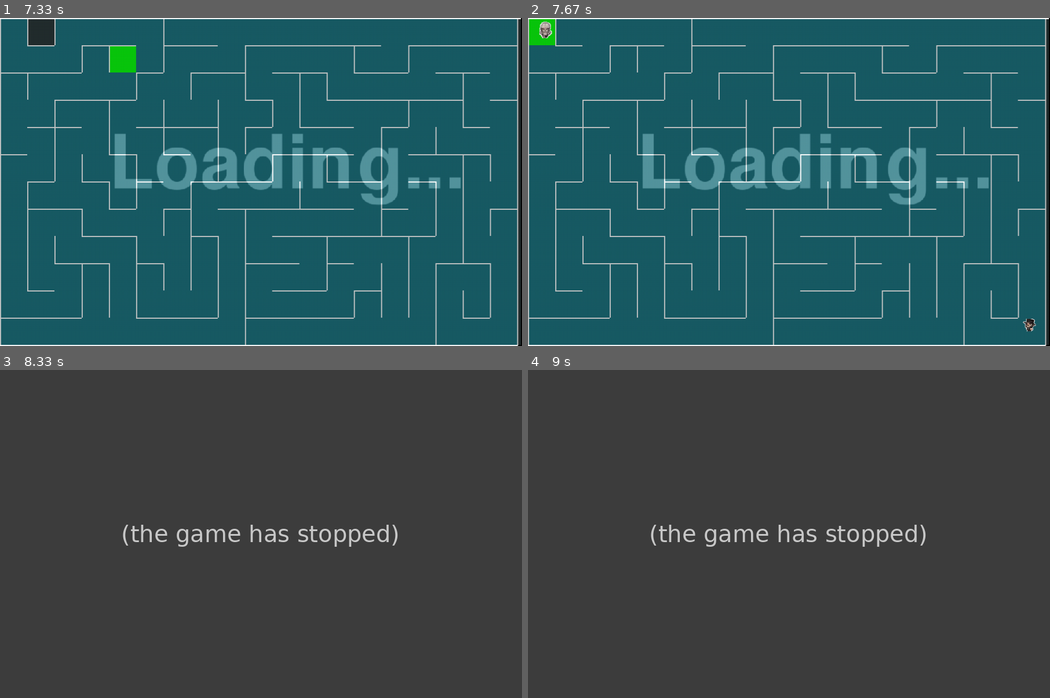
Above: before the commit, frames 1-4 (two rows, left to right).
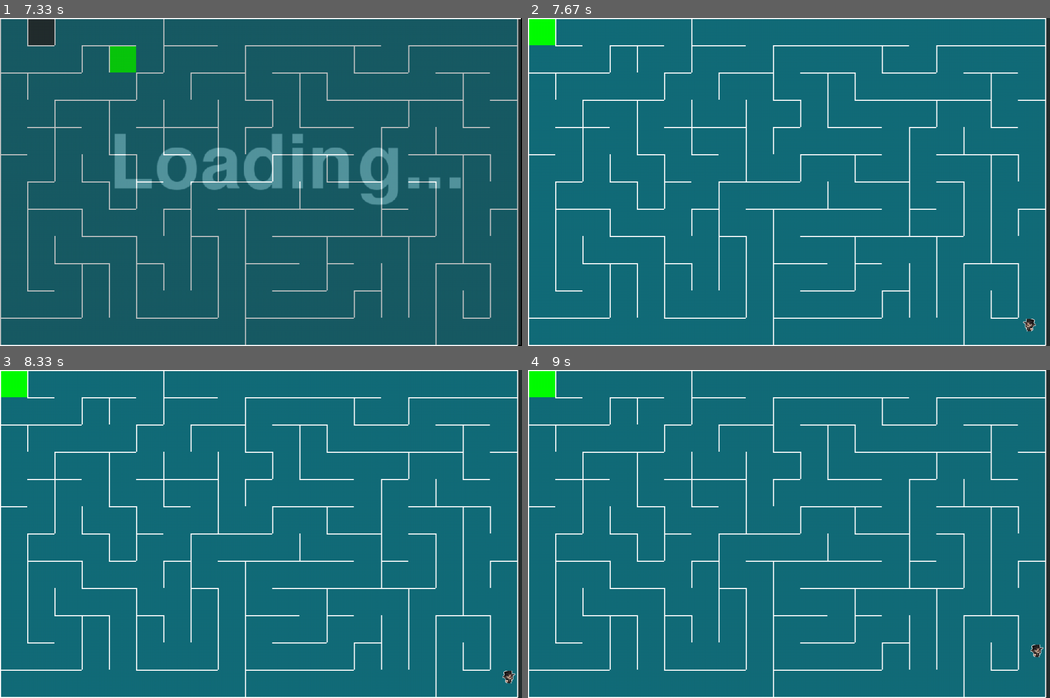
Above: after the commit, the same moments.

Repository: Anfisa2209/PyGame_Project_Maze
Game: pygame game, started from game_code.py
Two runs of this game, one before a commit and one after it. Both use one fixed random seed, a clock stepped at 60 frames per second and the inputs below.
Inputs:
- Up to frame 1 (7.33 s): no input
- Up to frame 2 (7.67 s): no input
- Up to frame 3 (8.33 s): hold D 7.83-8.3 s
- Up to frame 4 (9 s): hold W 8.33-8.63 s; hold D from 8.67 s (still down)

Frame 1 is identical in both runs. In frame 2, 9.4% of the frame differs, in the area x 0-100%, y 0-100%; in frame 3, 100%; in frame 4, 100%.
Error before the commit: IndexError: list index out of range (classes.py line 169); the game stopped at 7.68 s (later frames are placeholders)

Commit message:
Герой не сталкивается со стеной

Diff:
--- a/classes.py
+++ b/classes.py
@@ -37,17 +37,19 @@
 
 
 def check_conflict_with_wall(pos):
-    x, y = pos
     walls = create_list_wall()
-    result = []
     for i in walls:
+        x, y = pos
         start_x, start_y = i[0]
         end_x, end_y = i[1]
-        if y == start_y == end_y and x in range(min(start_x, end_x), max(start_x, end_x) + 1):
-            result.append(i)
-        if x == start_x == end_x and y in range(min(start_y, end_y), max(start_y, end_y) + 1):
-            result.append(i)
-    return True if result else False
+        for j, k in (x, y), (x + 10, y + 27), (x + 30, y), (x + 10, y), (x + 30, y + 10), (x, y + 13), (x + 30, y + 27):
+            if start_y == end_y and start_y in range(k - 2, k) and j in range(min(start_x, end_x),
+                                                                              max(start_x, end_x) + 1):
+                return True
+            elif start_x == end_x and start_x in range(j - 2, j) and k in range(min(start_y, end_y),
+                                                                                max(start_y, end_y) + 1):
+                return True
+    return False
     # Проверка столкновения со стеной
 
 
@@ -112,18 +114,23 @@
         # Получение урона, если хп меньше либо равно нулю, то смерть
 
     def move(self, direction):
+        print(self.rect.left, self.rect.right, self.rect.top, self.rect.bottom, self.pos)
         if direction == 'up':
-            self.rect.y -= self.speed
-            self.animation = self.walk_up
+            if not check_conflict_with_wall((self.rect.x, self.rect.y - self.speed)):
+                self.rect.y -= self.speed
+                self.animation = self.walk_up
         elif direction == 'down':
-            self.rect.y += self.speed
-            self.animation = self.walk_down
+            if not check_conflict_with_wall((self.rect.x, self.rect.y + self.speed)):
+                self.rect.y += self.speed
+                self.animation = self.walk_down
         if direction == 'left':
-            self.rect.x -= self.speed
-            self.animation = self.walk_left
+            if not check_conflict_with_wall((self.rect.x - self.speed, self.rect.y)):
+                self.rect.x -= self.speed
+                self.animation = self.walk_left
         elif direction == 'right':
-            self.animation = self.walk_right
-            self.rect.x += self.speed
+            if not check_conflict_with_wall((self.rect.x + self.speed, self.rect.y)):
+                self.animation = self.walk_right
+                self.rect.x += self.speed
         self.pos = (self.rect.x, self.rect.y)
 
     # Собственно, движение
@@ -152,7 +159,6 @@
     def get_path(self, start, finish):
         INF = 99999
         x, y = start
-        print(start)
         distance = [[INF] * self.row for _ in range(self.column)]
         try:
             distance[y][x] = 0
@@ -164,11 +170,12 @@
             x, y = queue.pop(0)
             for dx, dy in (1, 0), (0, 1), (-1, 0), (0, -1):
                 next_x, next_y = x + dx, y + dy
-                if 0 <= next_x < self.row and 0 < next_y < self.column:
-                    if self.is_free((x, y), (next_x, next_y)) and distance[next_y][next_x] == INF:
-                        distance[next_y][next_x] = distance[y][x] + 1
-                        prev[next_y][next_x] = (x, y)
-                        queue.append((next_x, next_y))
+                if next_x <= self.row and next_y <= self.column:
+                    if 0 <= next_x < self.row and 0 < next_y < self.column and 0 <= x < self.row and 0 < y < self.column:
+                        if self.is_free((x, y), (next_x, next_y)) and distance[next_y][next_x] == INF:
+                            distance[next_y][next_x] = distance[y][x] + 1
+                            prev[next_y][next_x] = (x, y)
+                            queue.append((next_x, next_y))
         x, y = finish
         if distance[y][x] == INF or start == finish:
             return start  # Идти никуда не надо, либо невозможно либо уже дошли
@@ -182,9 +189,8 @@
         screen.blit(self.animation[self.current_frame], self.pos)
 
     def move_enemy(self, pos_enemy, pos_hero):
-        self.diraction = 'right'
+        self.diraction = ''
         next_x, next_y = self.get_path(pos_enemy, pos_hero)
-        print(next_x, next_y, 'next')
         if self.pos[0] < next_x:
             self.diraction = 'right'
         if self.pos[0] > next_x:
--- a/game_code.py
+++ b/game_code.py
@@ -125,8 +125,8 @@
                 #     for monster in monsters:
                 #         monster.move_enemy((0, 0), player.get_coords(player.pos))
             screen.blit(maze_fon, (0, 0))
-            monsters[0].update(screen)
-            monsters[0].move_enemy(monsters[0].pos, player.get_coords(player.pos))
+            # monsters[0].update(screen)
+            # monsters[0].move_enemy(monsters[0].pos, player.get_coords(player.pos))
             player.update()
             player.update_animation()
             player.draw(screen)
--- a/generate_maze.py
+++ b/generate_maze.py
@@ -99,6 +99,7 @@
         self.coords = []
         self.iterations = 0
         self.flag_wall_ready = True
+
 
     def setup(self):
         self.grid = Grid(self.size, self.scale)
@@ -171,7 +172,6 @@
         elif len(self.stack) != 0:
             self.curr_c = self.stack.pop(-1)
         if self.coords == [0, 0, self.grid.scale, self.grid.scale] and self.iterations not in [0, 1]:
-            print('k')
             self.is_full = True
 
     def draw(self):
@@ -194,7 +194,7 @@
                 self.flag_wall_ready = False
 
     def main_loop(self):
-        while not self.is_full:
+        while self.flag_wall_ready:
             self.handle_events()
             self.draw()
             pygame.display.flip()
--- a/wall.csv
+++ b/wall.csv
@@ -1,20 +1,20 @@
 [0, 0, 50, 0]
 [0, 0, 0, 50]
-[50, 0, 50, 50]
+[0, 50, 50, 50]
 [50, 0, 100, 0]
+[100, 0, 100, 50]
 [100, 0, 150, 0]
-[150, 0, 150, 50]
-[100, 50, 150, 50]
 [150, 0, 200, 0]
+[150, 50, 200, 50]
 [200, 0, 250, 0]
-[200, 50, 250, 50]
+[250, 0, 250, 50]
 [250, 0, 300, 0]
-[250, 50, 300, 50]
 [300, 0, 350, 0]
-[300, 50, 350, 50]
+[350, 0, 350, 50]
 [350, 0, 400, 0]
 [350, 50, 400, 50]
 [400, 0, 450, 0]
+[450, 0, 450, 50]
 [450, 0, 500, 0]
 [500, 0, 550, 0]
 [500, 50, 550, 50]
@@ -23,213 +23,227 @@
 [600, 0, 650, 0]
 [600, 50, 650, 50]
 [650, 0, 700, 0]
-[700, 0, 700, 50]
 [700, 0, 750, 0]
 [700, 50, 750, 50]
 [750, 0, 800, 0]
+[800, 0, 800, 50]
 [750, 50, 800, 50]
 [800, 0, 850, 0]
-[800, 50, 850, 50]
 [850, 0, 900, 0]
-[900, 0, 900, 50]
+[850, 50, 900, 50]
+[900, 0, 950, 0]
+[950, 0, 950, 50]
 [0, 50, 0, 100]
 [50, 50, 50, 100]
-[50, 100, 100, 100]
-[100, 100, 150, 100]
-[200, 50, 200, 100]
-[250, 100, 300, 100]
+[100, 50, 100, 100]
+[150, 50, 150, 100]
+[250, 50, 250, 100]
+[200, 100, 250, 100]
+[300, 50, 300, 100]
 [300, 100, 350, 100]
 [400, 50, 400, 100]
-[450, 50, 450, 100]
 [400, 100, 450, 100]
-[500, 50, 500, 100]
+[450, 100, 500, 100]
+[550, 50, 550, 100]
 [500, 100, 550, 100]
 [650, 50, 650, 100]
-[650, 100, 700, 100]
-[750, 50, 750, 100]
-[800, 100, 850, 100]
+[700, 50, 700, 100]
+[800, 50, 800, 100]
 [900, 50, 900, 100]
+[850, 100, 900, 100]
+[950, 50, 950, 100]
 [0, 100, 0, 150]
-[0, 150, 50, 150]
+[50, 100, 50, 150]
 [50, 150, 100, 150]
 [150, 100, 150, 150]
-[200, 100, 200, 150]
-[250, 100, 250, 150]
+[100, 150, 150, 150]
+[150, 150, 200, 150]
+[200, 150, 250, 150]
+[300, 100, 300, 150]
+[250, 150, 300, 150]
 [350, 100, 350, 150]
-[300, 150, 350, 150]
 [350, 150, 400, 150]
 [400, 150, 450, 150]
-[500, 100, 500, 150]
 [450, 150, 500, 150]
+[550, 100, 550, 150]
 [600, 100, 600, 150]
-[550, 150, 600, 150]
-[600, 150, 650, 150]
-[700, 100, 700, 150]
+[650, 100, 650, 150]
 [650, 150, 700, 150]
+[750, 100, 750, 150]
 [700, 150, 750, 150]
-[800, 100, 800, 150]
-[750, 150, 800, 150]
-[900, 100, 900, 150]
-[850, 150, 900, 150]
+[850, 100, 850, 150]
+[800, 150, 850, 150]
+[950, 100, 950, 150]
 [0, 150, 0, 200]
 [50, 200, 100, 200]
-[150, 150, 150, 200]
-[100, 200, 150, 200]
-[200, 150, 200, 200]
 [150, 200, 200, 200]
 [250, 150, 250, 200]
 [250, 200, 300, 200]
-[300, 200, 350, 200]
+[350, 200, 400, 200]
 [500, 150, 500, 200]
 [450, 200, 500, 200]
+[500, 200, 550, 200]
+[600, 150, 600, 200]
 [550, 200, 600, 200]
 [600, 200, 650, 200]
-[700, 200, 750, 200]
+[650, 200, 700, 200]
+[750, 150, 750, 200]
 [800, 150, 800, 200]
 [750, 200, 800, 200]
-[850, 150, 850, 200]
 [900, 150, 900, 200]
+[850, 200, 900, 200]
+[950, 150, 950, 200]
 [0, 200, 0, 250]
-[0, 250, 50, 250]
-[50, 250, 100, 250]
+[50, 200, 50, 250]
+[150, 200, 150, 250]
 [100, 250, 150, 250]
-[200, 200, 200, 250]
-[250, 200, 250, 250]
+[150, 250, 200, 250]
+[200, 250, 250, 250]
+[250, 250, 300, 250]
 [350, 200, 350, 250]
-[400, 200, 400, 250]
-[350, 250, 400, 250]
+[300, 250, 350, 250]
+[450, 200, 450, 250]
 [400, 250, 450, 250]
-[450, 250, 500, 250]
-[550, 200, 550, 250]
 [500, 250, 550, 250]
+[550, 250, 600, 250]
 [600, 250, 650, 250]
 [700, 200, 700, 250]
-[750, 250, 800, 250]
-[850, 200, 850, 250]
-[800, 250, 850, 250]
+[700, 250, 750, 250]
+[800, 200, 800, 250]
 [900, 200, 900, 250]
+[950, 200, 950, 250]
 [0, 250, 0, 300]
+[50, 250, 50, 300]
 [50, 300, 100, 300]
 [150, 250, 150, 300]
-[100, 300, 150, 300]
-[150, 300, 200, 300]
-[250, 250, 250, 300]
 [200, 300, 250, 300]
-[300, 250, 300, 300]
-[300, 300, 350, 300]
+[250, 300, 300, 300]
+[350, 250, 350, 300]
 [350, 300, 400, 300]
+[450, 250, 450, 300]
 [400, 300, 450, 300]
 [450, 300, 500, 300]
 [550, 250, 550, 300]
-[600, 250, 600, 300]
-[600, 300, 650, 300]
-[700, 250, 700, 300]
+[650, 250, 650, 300]
 [650, 300, 700, 300]
-[750, 250, 750, 300]
+[700, 300, 750, 300]
+[800, 250, 800, 300]
+[750, 300, 800, 300]
+[850, 250, 850, 300]
 [800, 300, 850, 300]
 [900, 250, 900, 300]
-[850, 300, 900, 300]
+[950, 250, 950, 300]
 [0, 300, 0, 350]
-[50, 350, 100, 350]
+[50, 300, 50, 350]
 [150, 300, 150, 350]
-[200, 350, 250, 350]
-[250, 350, 300, 350]
+[100, 350, 150, 350]
+[200, 300, 200, 350]
+[300, 300, 300, 350]
 [350, 300, 350, 350]
-[450, 300, 450, 350]
-[500, 350, 550, 350]
+[400, 350, 450, 350]
+[500, 300, 500, 350]
+[550, 300, 550, 350]
 [600, 300, 600, 350]
-[550, 350, 600, 350]
-[700, 300, 700, 350]
-[750, 300, 750, 350]
-[800, 300, 800, 350]
+[650, 300, 650, 350]
+[650, 350, 700, 350]
+[750, 350, 800, 350]
+[850, 300, 850, 350]
 [900, 300, 900, 350]
+[950, 300, 950, 350]
 [0, 350, 0, 400]
-[0, 400, 50, 400]
-[100, 350, 100, 400]
-[100, 400, 150, 400]
+[50, 350, 50, 400]
+[50, 400, 100, 400]
+[150, 350, 150, 400]
 [200, 350, 200, 400]
-[150, 400, 200, 400]
-[200, 400, 250, 400]
+[250, 350, 250, 400]
 [300, 350, 300, 400]
-[350, 350, 350, 400]
+[300, 400, 350, 400]
 [400, 350, 400, 400]
-[450, 350, 450, 400]
+[350, 400, 400, 400]
 [500, 350, 500, 400]
+[450, 400, 500, 400]
 [550, 350, 550, 400]
-[650, 350, 650, 400]
+[600, 350, 600, 400]
 [600, 400, 650, 400]
-[650, 400, 700, 400]
+[700, 350, 700, 400]
 [750, 350, 750, 400]
-[700, 400, 750, 400]
 [800, 350, 800, 400]
-[850, 350, 850, 400]
+[800, 400, 850, 400]
 [900, 350, 900, 400]
+[850, 400, 900, 400]
+[950, 350, 950, 400]
 [0, 400, 0, 450]
+[0, 450, 50, 450]
 [100, 400, 100, 450]
-[50, 450, 100, 450]
+[100, 450, 150, 450]
+[200, 400, 200, 450]
 [150, 450, 200, 450]
+[250, 400, 250, 450]
+[200, 450, 250, 450]
 [300, 400, 300, 450]
-[300, 450, 350, 450]
-[400, 400, 400, 450]
 [350, 450, 400, 450]
 [450, 400, 450, 450]
-[500, 400, 500, 450]
+[400, 450, 450, 450]
 [550, 400, 550, 450]
+[500, 450, 550, 450]
 [600, 400, 600, 450]
 [600, 450, 650, 450]
-[650, 450, 700, 450]
+[750, 400, 750, 450]
 [700, 450, 750, 450]
 [750, 450, 800, 450]
-[850, 400, 850, 450]
 [800, 450, 850, 450]
-[900, 400, 900, 450]
+[850, 450, 900, 450]
+[950, 400, 950, 450]
+[900, 450, 950, 450]
 [0, 450, 0, 500]
-[0, 500, 50, 500]
+[50, 450, 50, 500]
 [100, 450, 100, 500]
 [100, 500, 150, 500]
-[200, 450, 200, 500]
-[150, 500, 200, 500]
-[250, 450, 250, 500]
-[250, 500, 300, 500]
-[400, 450, 400, 500]
+[200, 500, 250, 500]
+[300, 450, 300, 500]
+[300, 500, 350, 500]
 [350, 500, 400, 500]
 [450, 450, 450, 500]
 [450, 500, 500, 500]
 [550, 450, 550, 500]
 [550, 500, 600, 500]
-[600, 500, 650, 500]
+[650, 450, 650, 500]
+[700, 450, 700, 500]
 [650, 500, 700, 500]
-[700, 500, 750, 500]
 [800, 450, 800, 500]
-[900, 450, 900, 500]
+[850, 500, 900, 500]
+[950, 450, 950, 500]
 [0, 500, 0, 550]
 [50, 500, 50, 550]
 [50, 550, 100, 550]
-[100, 550, 150, 550]
+[150, 500, 150, 550]
 [150, 550, 200, 550]
 [250, 500, 250, 550]
-[200, 550, 250, 550]
-[350, 500, 350, 550]
-[300, 550, 350, 550]
-[450, 500, 450, 550]
+[300, 500, 300, 550]
+[350, 550, 400, 550]
 [400, 550, 450, 550]
+[500, 500, 500, 550]
 [450, 550, 500, 550]
 [500, 550, 550, 550]
 [600, 500, 600, 550]
-[550, 550, 600, 550]
+[600, 550, 650, 550]
 [650, 550, 700, 550]
 [750, 500, 750, 550]
-[800, 500, 800, 550]
-[850, 500, 850, 550]
+[700, 550, 750, 550]
+[750, 550, 800, 550]
+[800, 550, 850, 550]
 [900, 500, 900, 550]
+[850, 550, 900, 550]
+[950, 500, 950, 550]
 [0, 550, 0, 600]
 [0, 600, 50, 600]
 [50, 600, 100, 600]
 [100, 600, 150, 600]
 [150, 600, 200, 600]
+[250, 550, 250, 600]
 [200, 600, 250, 600]
+[300, 550, 300, 600]
 [250, 600, 300, 600]
-[350, 550, 350, 600]
 [300, 600, 350, 600]
 [350, 600, 400, 600]
 [400, 600, 450, 600]
@@ -237,11 +251,10 @@
 [500, 600, 550, 600]
 [550, 600, 600, 600]
 [600, 600, 650, 600]
-[700, 550, 700, 600]
 [650, 600, 700, 600]
 [700, 600, 750, 600]
 [750, 600, 800, 600]
-[850, 550, 850, 600]
 [800, 600, 850, 600]
-[900, 550, 900, 600]
 [850, 600, 900, 600]
+[950, 550, 950, 600]
+[900, 600, 950, 600]
